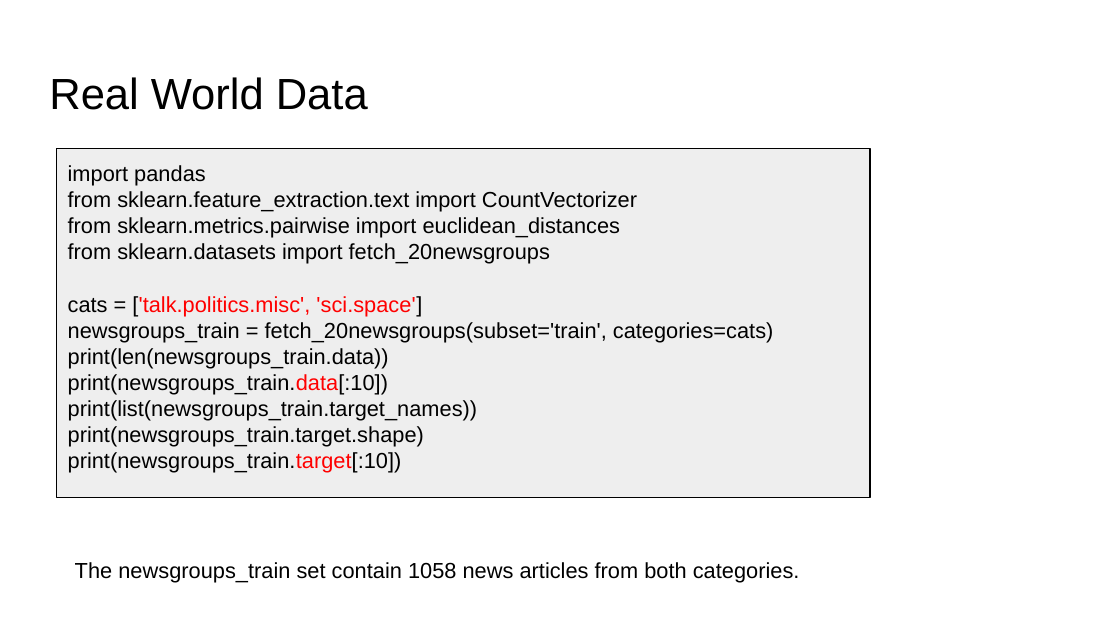
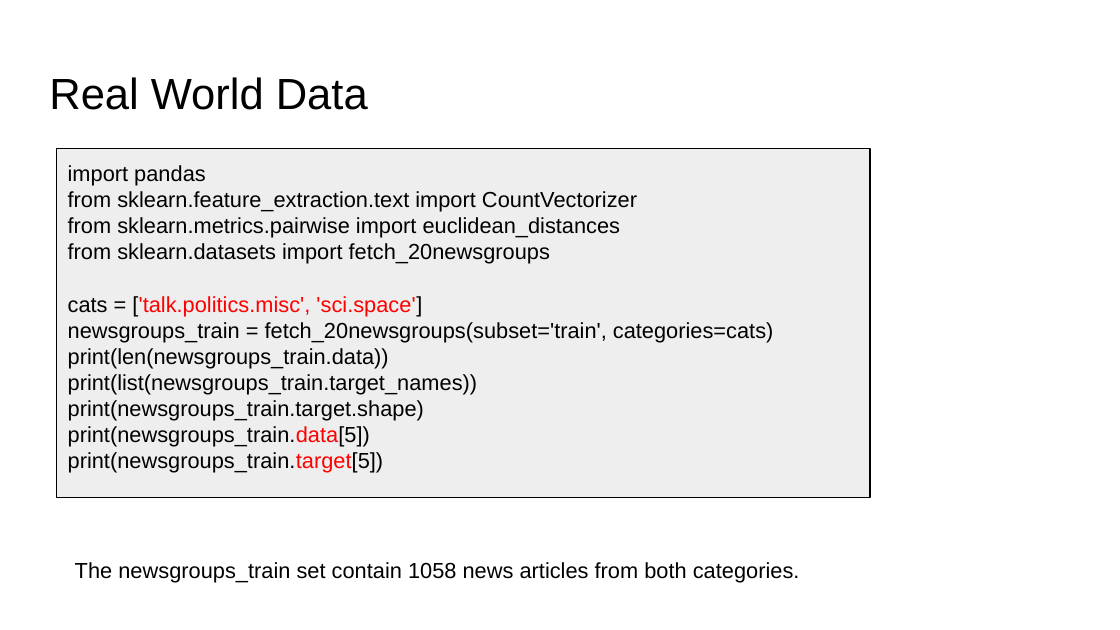
Before and after one commit to lutzhamel/CSC310, a slide deck: slide 13 of 18-NLP.pptx. Drawn at 1120x630 pixels with LibreOffice and Linux fonts; fonts in the diff are those of the drawing. Boxes give left, top, right and bottom in pixels: in the first picture for what was removed or moved away, otherwise in the second. Text is boxed around its words. In the diff, an @@ line names an element or a change of style, - is before the commit and + after.

```diff
--- a/18-NLP.pptx
+++ b/18-NLP.pptx
@@ text in rectangle at (68,374,388,395): paragraph removed @@
-print(newsgroups_train.data[:10])
@@ text in rectangle at (68,426,384,473): text changed @@
-print(newsgroups_train.target[:10])
+print(newsgroups_train.data[5])
+print(newsgroups_train.target[5])
```
Also in this commit, not shown: 1 other slide changed, 1 slide removed, 6 other files.
